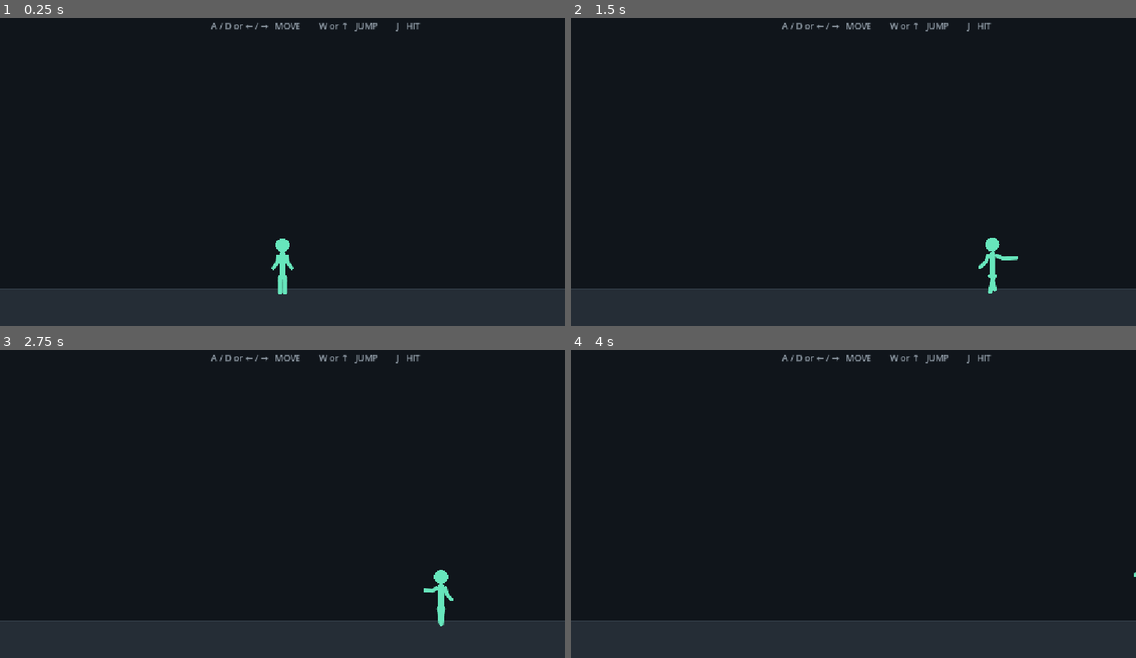
Above: before the commit, frames 1-4 (two rows, left to right).
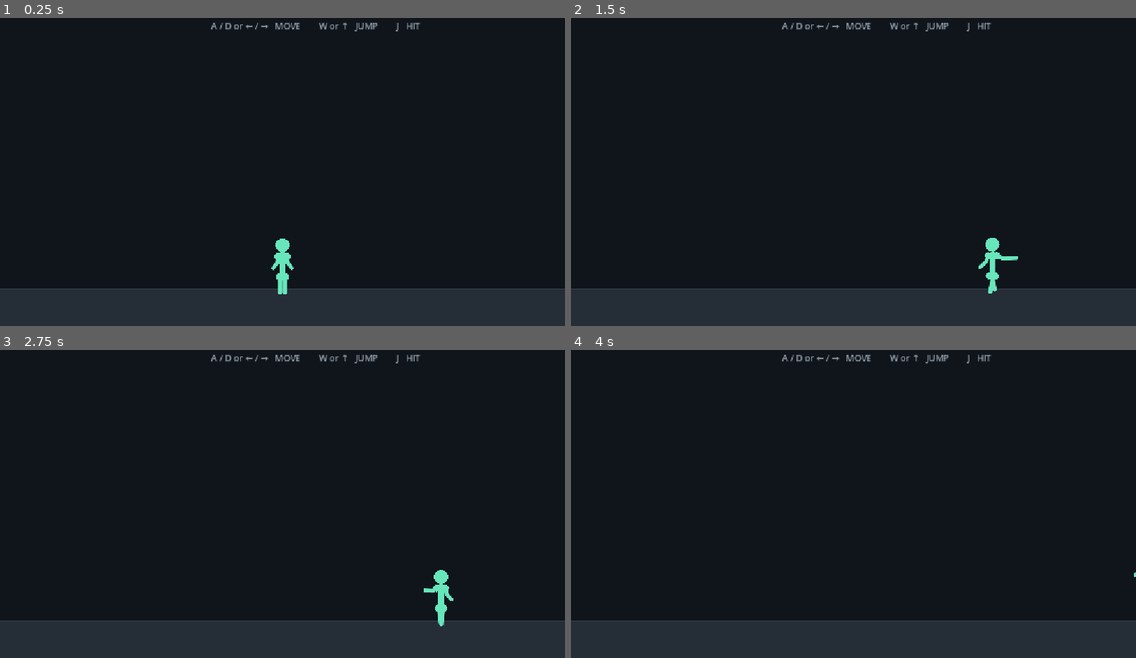
Above: after the commit, the same moments.

Repository: divanburke/ShadowSwap
Game: Godot game, scene res://main.tscn
Two runs of this game, one before a commit and one after it. Both use one fixed random seed, a clock stepped at 60 frames per second and the inputs below.
Inputs:
- Up to frame 1 (0.25 s): no input
- Up to frame 2 (1.5 s): tap Enter at 0.5 s; hold J 0.53-1.28 s; hold D from 0.53 s (still down); tap W at 0.77 s; tap J at 1.35 s
- Up to frame 3 (2.75 s): tap W at 1.52 s; release D at 2.03 s; hold A from 2.03 s (still down); hold J from 2.03 s (still down)
- Up to frame 4 (4 s): release A at 2.78 s; release J at 2.78 s; hold D from 2.78 s (still down); tap J at 2.85 s; tap W at 3.02, 3.77 s; hold J from 3.53 s (still down)

The runs differ from the first frame. In frame 1, less than 0.1% of the frame differs, in the area x 48-52%, y 76-86%; in frame 2, less than 0.1%, in the area x 73-77%, y 75-85%; in frame 3, less than 0.1%; in frame 4, nothing differs.

Commit message:
Fix shoulder and hip joint connections

Diff:
--- a/scripts/fighter.gd
+++ b/scripts/fighter.gd
@@ -29,6 +29,8 @@
 const ATTACK_COOLDOWN = 0.26
 
 const MINT_GREEN = Color("#67e6bc")
+const SHOULDER_JOINT_RADIUS = 7.0
+const HIP_JOINT_RADIUS = 8.0
 
 var facing = 1.0
 var walking_phase = 0.0
@@ -326,7 +328,33 @@
 		color
 	)
 
-	# Two-segment arms with rounded joints.
+	# Draw the connection points first. Every limb starts exactly underneath
+	# one of these circles, so there are no visible gaps at the joints.
+	draw_circle(
+		shoulder_left,
+		SHOULDER_JOINT_RADIUS,
+		color
+	)
+
+	draw_circle(
+		shoulder_right,
+		SHOULDER_JOINT_RADIUS,
+		color
+	)
+
+	draw_circle(
+		left_hip,
+		HIP_JOINT_RADIUS,
+		color
+	)
+
+	draw_circle(
+		right_hip,
+		HIP_JOINT_RADIUS,
+		color
+	)
+
+	# Two-segment arms with a small rounded elbow overlap.
 	draw_pill(
 		shoulder_left,
 		elbow_left,
@@ -355,7 +383,7 @@
 		color
 	)
 
-	# Two-segment legs. The upper-leg starts exactly on the hip point.
+	# Two-segment legs. The upper-leg starts at the explicit hip joint.
 	draw_pill(
 		left_hip,
 		left_knee,
@@ -381,6 +409,19 @@
 		right_knee,
 		right_foot,
 		8.0,
+		color
+	)
+
+	# Cover the elbow seams as well.
+	draw_circle(
+		elbow_left,
+		4.0,
+		color
+	)
+
+	draw_circle(
+		elbow_right,
+		4.0,
 		color
 	)
 
